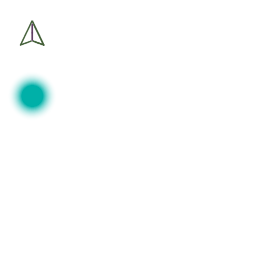
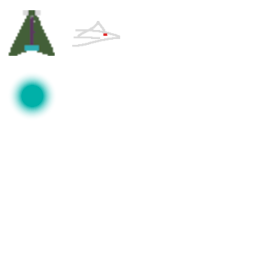
Layer changes from the first 256 × 256 image to the second:
painted on "Transformation" over (x1=19, y1=20, x2=121, y2=48)
painted on "mapicons.png" over (x1=8, y1=10, x2=55, y2=56)
